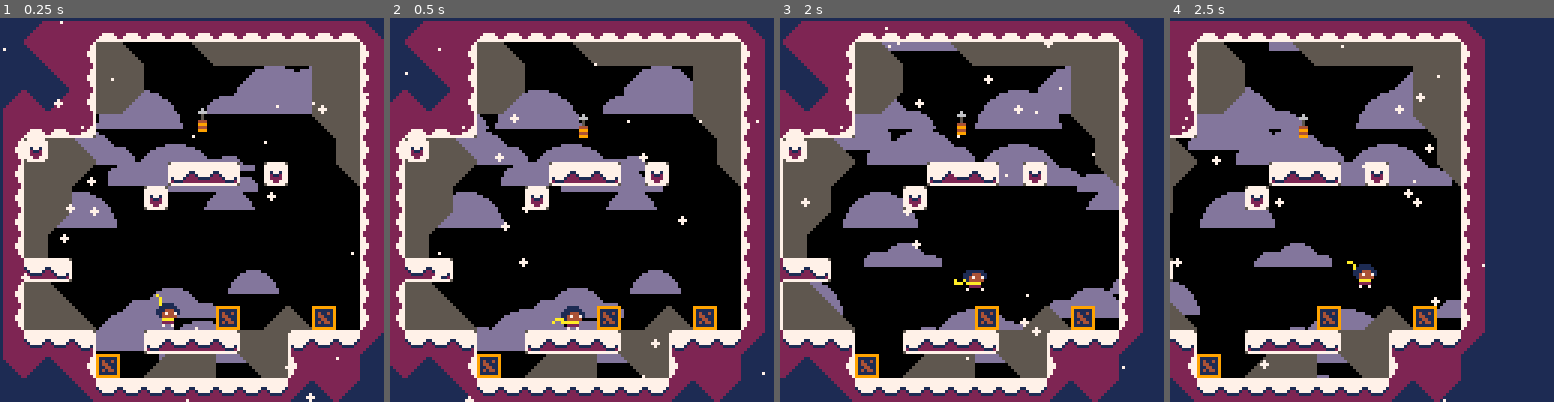
Above: before the commit, frames 1-4 (left to right).
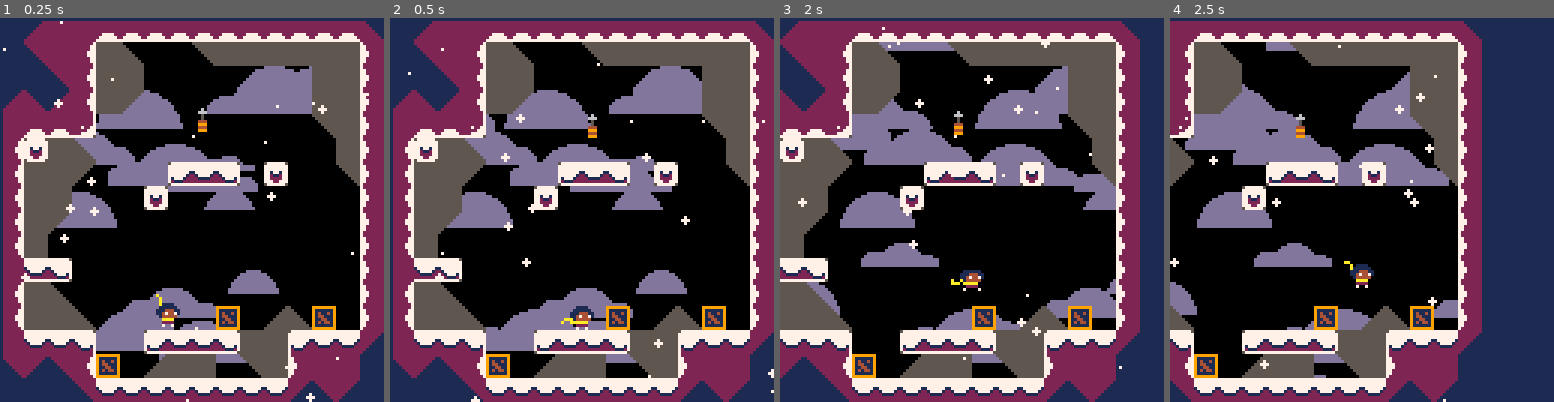
Above: after the commit, the same moments.

Repository: ExOK/Celeste2
Game: PICO-8 cartridge celeste2.p8
The game is run twice, just before and just after one commit, with the same random seed, the same clock (stepped at 60 frames per second) and the same inputs.
Inputs:
- Up to frame 1 (0.25 s): no input
- Up to frame 2 (0.5 s): tap X (X key) at 0.33 s
- Up to frame 3 (2 s): tap O (Z key) at 0.7, 1.7 s; tap X (X key) at 1.07, 1.85 s; hold Right from 1.6 s (still down)
- Up to frame 4 (2.5 s): release Right at 2.1 s; tap O (Z key) at 2.1 s; hold Up 2.15-2.42 s; hold Right from 2.47 s (still down)

Frame 1 is identical in both runs. In frame 2, 23% of the frame differs, in the area x 0-100%, y 0-100%; in frame 3, 8.9%; in frame 4, 7.6%.

Commit message:
camera doesn't follow grapple

Diff:
--- a/player.lua
+++ b/player.lua
@@ -228,7 +228,7 @@
 	end
 	self.spr = self.tile + self.frame
 
-	camera(max(0, min(128, (self.x + self.grapple_x) / 2 - 64)), 0)
+	camera(max(0, min(128, self.x - 64)), 0)
 end
 
 player.on_collide_x = function(self, moved, target)
